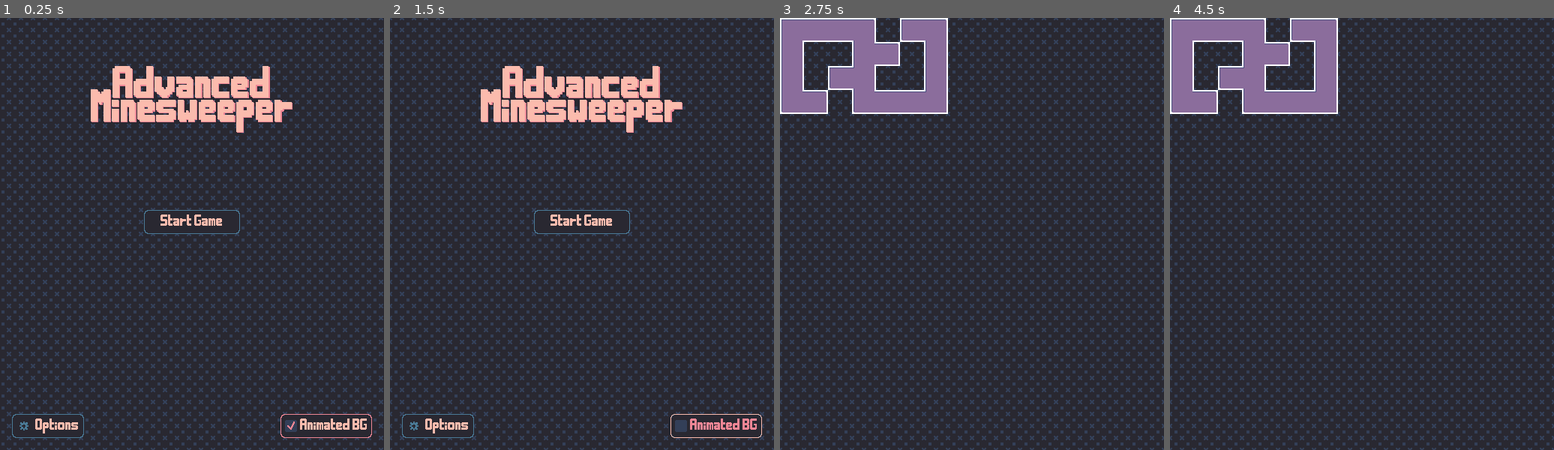
Above: before the commit, frames 1-4 (left to right).
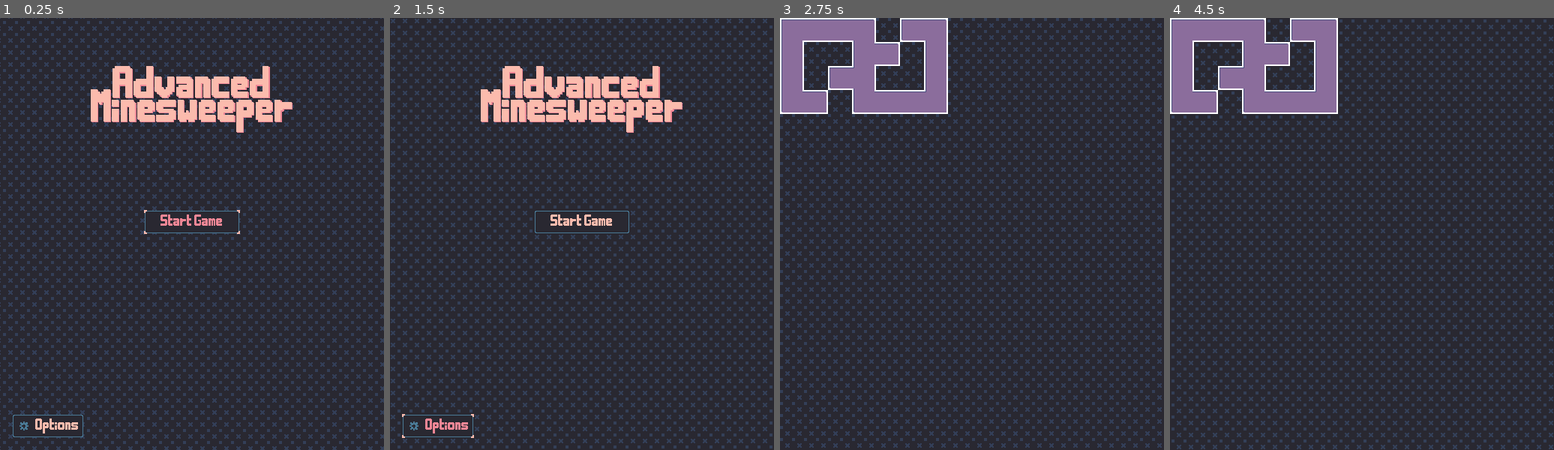
Above: after the commit, the same moments.

Repository: Kayno0o/minimalist-minesweeper
Game: Godot game, scene res://scenes/menu/menu.tscn
The game is run twice, just before and just after one commit, with the same random seed, the same clock (stepped at 60 frames per second) and the same inputs. Before the commit the project starts from res://scenes/menu/main_menu/main_menu.tscn.
Inputs (mouse positions are in pixels of both pictures, inside the frame that each line leads up to):
- Up to frame 1 (0.25 s): no input
- Up to frame 2 (1.5 s): click "Options" at 0.5 s; click (716, 424) at 1.25 s, where only the run before the commit has a clickable "Animated BG"
- Up to frame 3 (2.75 s): click "Start Game" at 2 s
- Up to frame 4 (4.5 s): no input

The runs differ from the first frame. In frame 1, 23% of the frame differs, in the area x 0-100%, y 0-100%; in frame 2, 28%; in frame 3, 22%; in frame 4, 28%.

Commit message:
feat: option menu WIP

Diff:
--- a/assets/shaders/background.gdshader
+++ b/assets/shaders/background.gdshader
@@ -1,19 +1,19 @@
 shader_type canvas_item;
 
-uniform vec2 region_size = vec2(16.0, 16.0); // Size of the region to tile
-uniform vec2 region_position = vec2(32.0, 0.0);
+uniform lowp vec2 region_size = vec2(16.0, 16.0); // Size of the region to tile
+uniform lowp vec2 region_position = vec2(0.0, 0.0);
+
 global uniform bool animated_background;
 
 void fragment() {
-	vec2 texture_size = vec2(textureSize(TEXTURE, 0));
+  lowp vec2 texture_size = vec2(textureSize(TEXTURE, 0));
 
-	if (!animated_background) {
-    	COLOR = texture(TEXTURE, (mod(UV * texture_size, region_size) + region_position) / texture_size);
-	} else {
-	    // Get pixel coordinates in texture space
-	    vec2 uv = mod((UV + TIME/8.0) * texture_size, region_size);
+  if (!animated_background) {
+    COLOR = texture(TEXTURE, (mod(UV * texture_size, region_size) + region_position) / texture_size);
+  } else {
+    lowp vec2 uv_offset = vec2(TIME * 8.0);
 
-	    // Sample the texture with the new UV coordinates
-	    COLOR = texture(TEXTURE, (uv + region_position) / texture_size);
-	}
+    lowp vec2 uv = mod(UV * texture_size + uv_offset, region_size) / texture_size;
+    COLOR = texture(TEXTURE, uv + region_position / texture_size);
+  }
 }
--- a/project.godot
+++ b/project.godot
@@ -11,7 +11,7 @@
 [application]
 
 config/name="Advanced Minesweeper"
-run/main_scene="res://scenes/menu/main_menu/main_menu.tscn"
+run/main_scene="res://scenes/menu/menu.tscn"
 config/features=PackedStringArray("4.3", "GL Compatibility")
 boot_splash/show_image=false
 config/icon="res://icon.svg"
@@ -20,7 +20,7 @@
 
 window/size/viewport_width=512
 window/size/viewport_height=576
-window/stretch/mode="viewport"
+window/stretch/mode="canvas_items"
 window/stretch/aspect="expand"
 window/handheld/orientation=1
 
@@ -53,7 +53,7 @@
 
 [rendering]
 
-textures/canvas_textures/default_texture_filter=0
+textures/canvas_textures/default_texture_filter=3
 renderer/rendering_method="gl_compatibility"
 renderer/rendering_method.mobile="gl_compatibility"
 
--- /dev/null
+++ b/scenes/menu/animated_bg_button.gd
@@ -0,0 +1,4 @@
+extends CheckBox
+
+func _on_toggled(toggled_on:bool) -> void:
+	RenderingServer.global_shader_parameter_set("animated_background", toggled_on)
--- /dev/null
+++ b/scenes/menu/animated_bg_button.tscn
@@ -0,0 +1,23 @@
+[gd_scene load_steps=3 format=3 uid="uid://pfic0aga47yd"]
+
+[ext_resource type="Theme" uid="uid://dhq8le66f6khp" path="res://assets/ui/theme.tres" id="1_u2do4"]
+[ext_resource type="Script" path="res://scenes/menu/animated_bg_button.gd" id="2_i46fj"]
+
+[node name="AnimatedBgButton" type="CheckBox"]
+anchors_preset = 3
+anchor_left = 1.0
+anchor_top = 1.0
+anchor_right = 1.0
+anchor_bottom = 1.0
+offset_left = -138.0
+offset_top = -48.0
+offset_right = -16.0
+offset_bottom = -16.0
+grow_horizontal = 0
+grow_vertical = 0
+theme = ExtResource("1_u2do4")
+button_pressed = true
+text = "Animated BG"
+script = ExtResource("2_i46fj")
+
+[connection signal="toggled" from="." to="." method="_on_toggled"]
--- a/scenes/menu/main_menu/check_button.gd
+++ /dev/null
@@ -1,11 +0,0 @@
-extends CheckBox
-
-
-# Called when the node enters the scene tree for the first time.
-func _ready() -> void:
-	pass # Replace with function body.
-
-
-# Called every frame. 'delta' is the elapsed time since the previous frame.
-func _process(delta: float) -> void:
-	pass
--- a/scenes/menu/main_menu/main_menu.gd
+++ b/scenes/menu/main_menu/main_menu.gd
@@ -1,10 +1,17 @@
 extends Control
 
+signal option_button_toggled
+
 @onready var game = preload("res://scenes/board/game.tscn")
+@onready var start_button = $StartButton
+@onready var option_button = $OptionButton
+
+func _ready() -> void:
+	start_button.grab_focus()
+	option_button.connect("pressed", _on_option_button_pressed)
 
 func _on_start_pressed() -> void:
 	get_tree().change_scene_to_packed(game)
 
-
-func _on_check_button_toggled(toggled_on: bool) -> void:
-	RenderingServer.global_shader_parameter_set("animated_background", toggled_on)
+func _on_option_button_pressed() -> void:
+	emit_signal("option_button_toggled")
--- a/scenes/menu/main_menu/main_menu.tscn
+++ b/scenes/menu/main_menu/main_menu.tscn
@@ -1,10 +1,8 @@
-[gd_scene load_steps=12 format=3 uid="uid://4kuxresjq8q1"]
+[gd_scene load_steps=10 format=3 uid="uid://4kuxresjq8q1"]
 
 [ext_resource type="Script" path="res://scenes/menu/main_menu/main_menu.gd" id="1_jg4ee"]
-[ext_resource type="PackedScene" uid="uid://bclavqqpokmq2" path="res://scenes/menu/background.tscn" id="2_r8t1q"]
 [ext_resource type="Theme" uid="uid://dhq8le66f6khp" path="res://assets/ui/theme.tres" id="3_rhcb6"]
 [ext_resource type="Texture2D" uid="uid://dvst1mvub3t2n" path="res://assets/ui/ui.png" id="4_khul5"]
-[ext_resource type="Script" path="res://scenes/menu/main_menu/check_button.gd" id="4_olf13"]
 
 [sub_resource type="InputEventKey" id="InputEventKey_x0igr"]
 device = -1
@@ -38,9 +36,6 @@
 grow_vertical = 2
 script = ExtResource("1_jg4ee")
 
-[node name="Background" parent="." instance=ExtResource("2_r8t1q")]
-layout_mode = 1
-
 [node name="Label" type="Label" parent="."]
 layout_mode = 1
 anchors_preset = 5
@@ -71,11 +66,14 @@
 offset_right = 64.0
 grow_horizontal = 2
 grow_vertical = 2
+focus_neighbor_left = NodePath("../OptionButton")
+focus_neighbor_bottom = NodePath("../OptionButton")
+focus_next = NodePath("../OptionButton")
 theme = ExtResource("3_rhcb6")
 shortcut = SubResource("Shortcut_tuptg")
 text = "Start Game"
 
-[node name="SettingsButton" type="Button" parent="."]
+[node name="OptionButton" type="Button" parent="."]
 layout_mode = 1
 anchors_preset = 2
 anchor_top = 1.0
@@ -85,29 +83,11 @@
 offset_right = 112.0
 offset_bottom = -16.0
 grow_vertical = 0
+focus_neighbor_top = NodePath("../StartButton")
 theme = ExtResource("3_rhcb6")
 shortcut = SubResource("Shortcut_g0s7b")
 text = "Options"
 icon = SubResource("AtlasTexture_aj7b3")
 expand_icon = true
 
-[node name="CheckButton" type="CheckBox" parent="."]
-layout_mode = 1
-anchors_preset = 3
-anchor_left = 1.0
-anchor_top = 1.0
-anchor_right = 1.0
-anchor_bottom = 1.0
-offset_left = -48.0
-offset_top = -48.0
-offset_right = -16.0
-offset_bottom = -16.0
-grow_horizontal = 0
-grow_vertical = 0
-theme = ExtResource("3_rhcb6")
-button_pressed = true
-text = "Animated BG"
-script = ExtResource("4_olf13")
-
 [connection signal="pressed" from="StartButton" to="." method="_on_start_pressed"]
-[connection signal="toggled" from="CheckButton" to="." method="_on_check_button_toggled"]
--- /dev/null
+++ b/scenes/menu/menu.gd
@@ -0,0 +1,21 @@
+extends Control
+
+@onready var main_menu = $MainMenu
+@onready var option_menu = $OptionMenu
+
+# Called when the node enters the scene tree for the first time.
+func _ready() -> void:
+	# move option menu off screen
+	var screen_size = get_viewport_rect().size
+	option_menu.position.x = screen_size.x
+
+
+func _on_resized() -> void:
+	if option_menu == null:
+		return
+	var screen_size = get_viewport_rect().size
+	option_menu.position.x = screen_size.x
+
+
+func _on_option_button_toggled() -> void:
+	pass
--- /dev/null
+++ b/scenes/menu/menu.tscn
@@ -0,0 +1,29 @@
+[gd_scene load_steps=5 format=3 uid="uid://b8dcbg7c7urd2"]
+
+[ext_resource type="PackedScene" uid="uid://4kuxresjq8q1" path="res://scenes/menu/main_menu/main_menu.tscn" id="1_8u350"]
+[ext_resource type="Script" path="res://scenes/menu/menu.gd" id="1_26u74"]
+[ext_resource type="PackedScene" uid="uid://bclavqqpokmq2" path="res://scenes/menu/background.tscn" id="1_a75pu"]
+[ext_resource type="PackedScene" uid="uid://bgb02ep8cfa4q" path="res://scenes/menu/option_menu/option_menu.tscn" id="3_di70s"]
+
+[node name="Menu" type="Control"]
+layout_mode = 3
+anchors_preset = 15
+anchor_right = 1.0
+anchor_bottom = 1.0
+grow_horizontal = 2
+grow_vertical = 2
+script = ExtResource("1_26u74")
+
+[node name="Background" parent="." instance=ExtResource("1_a75pu")]
+layout_mode = 1
+
+[node name="MainMenu" parent="." instance=ExtResource("1_8u350")]
+layout_mode = 1
+
+[node name="OptionMenu" parent="." instance=ExtResource("3_di70s")]
+layout_mode = 1
+
+[node name="AnimationPlayer" type="AnimationPlayer" parent="."]
+
+[connection signal="resized" from="." to="." method="_on_resized"]
+[connection signal="option_button_toggled" from="MainMenu" to="." method="_on_option_button_toggled"]
--- /dev/null
+++ b/scenes/menu/option_menu/option_menu.tscn
@@ -0,0 +1,68 @@
+[gd_scene load_steps=5 format=3 uid="uid://bgb02ep8cfa4q"]
+
+[ext_resource type="Theme" uid="uid://dhq8le66f6khp" path="res://assets/ui/theme.tres" id="1_eeea3"]
+[ext_resource type="PackedScene" uid="uid://pfic0aga47yd" path="res://scenes/menu/animated_bg_button.tscn" id="2_esgpu"]
+
+[sub_resource type="InputEventKey" id="InputEventKey_csbqa"]
+device = -1
+keycode = 4194305
+
+[sub_resource type="Shortcut" id="Shortcut_pdee6"]
+events = [SubResource("InputEventKey_csbqa")]
+
+[node name="OptionMenu" type="Control"]
+layout_mode = 3
+anchors_preset = 15
+anchor_right = 1.0
+anchor_bottom = 1.0
+grow_horizontal = 2
+grow_vertical = 2
+
+[node name="Label" type="Label" parent="."]
+layout_mode = 1
+anchors_preset = 5
+anchor_left = 0.5
+anchor_right = 0.5
+offset_left = -152.0
+offset_top = 64.0
+offset_right = 152.0
+offset_bottom = 160.0
+grow_horizontal = 2
+theme = ExtResource("1_eeea3")
+theme_override_colors/font_shadow_color = Color(0.933333, 0.52549, 0.584314, 1)
+theme_override_constants/line_spacing = -25
+theme_override_font_sizes/font_size = 45
+text = "Options"
+horizontal_alignment = 1
+vertical_alignment = 1
+
+[node name="MainMenuButton" type="Button" parent="."]
+layout_mode = 1
+anchors_preset = 2
+anchor_top = 1.0
+anchor_bottom = 1.0
+offset_left = 16.0
+offset_top = -48.0
+offset_right = 112.0
+offset_bottom = -16.0
+grow_vertical = 0
+focus_neighbor_top = NodePath("../StartButton")
+focus_neighbor_right = NodePath("../AnimatedBgButton")
+theme = ExtResource("1_eeea3")
+shortcut = SubResource("Shortcut_pdee6")
+text = "Main Menu"
+expand_icon = true
+
+[node name="AnimatedBgButton" parent="." instance=ExtResource("2_esgpu")]
+layout_mode = 1
+anchors_preset = 8
+anchor_left = 0.5
+anchor_top = 0.5
+anchor_right = 0.5
+anchor_bottom = 0.5
+offset_left = -61.0
+offset_top = -16.0
+offset_right = 61.0
+offset_bottom = 16.0
+grow_horizontal = 2
+grow_vertical = 2
Binary file removed: assets/palette.aseprite
Not shown: 2 places in assets/ui/theme.tres that only renumber resources
Binary file changed: assets/ui/ui.aseprite
Binary file changed: assets/ui/ui.png
